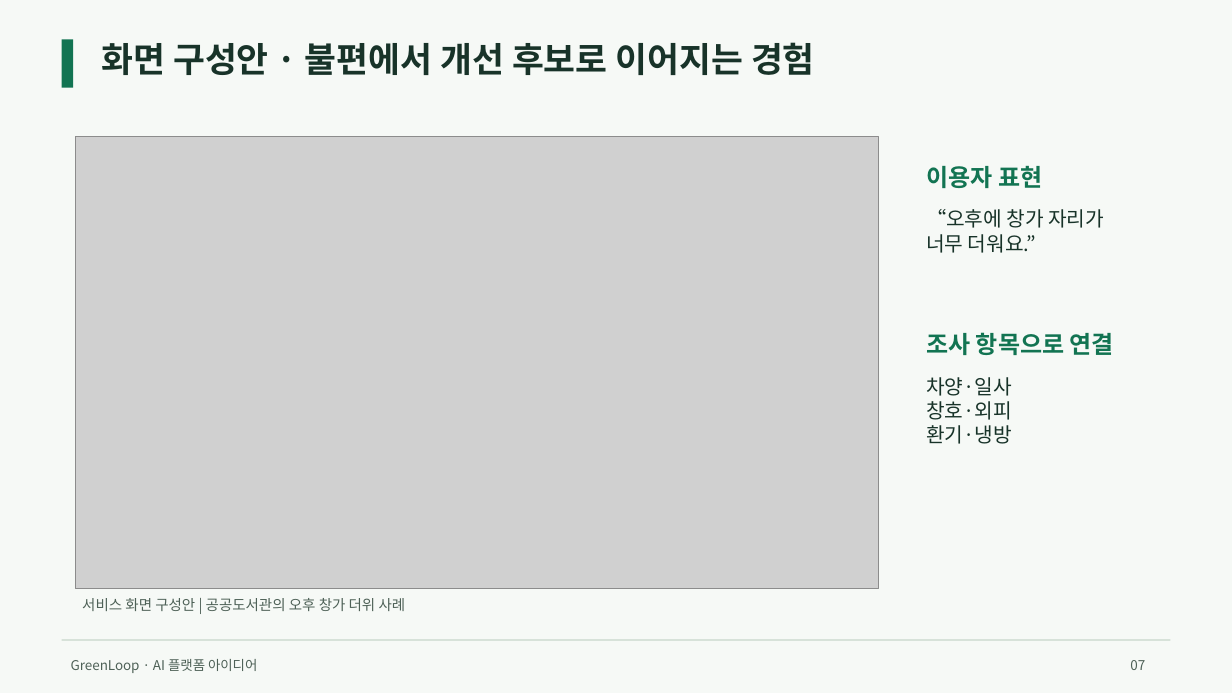
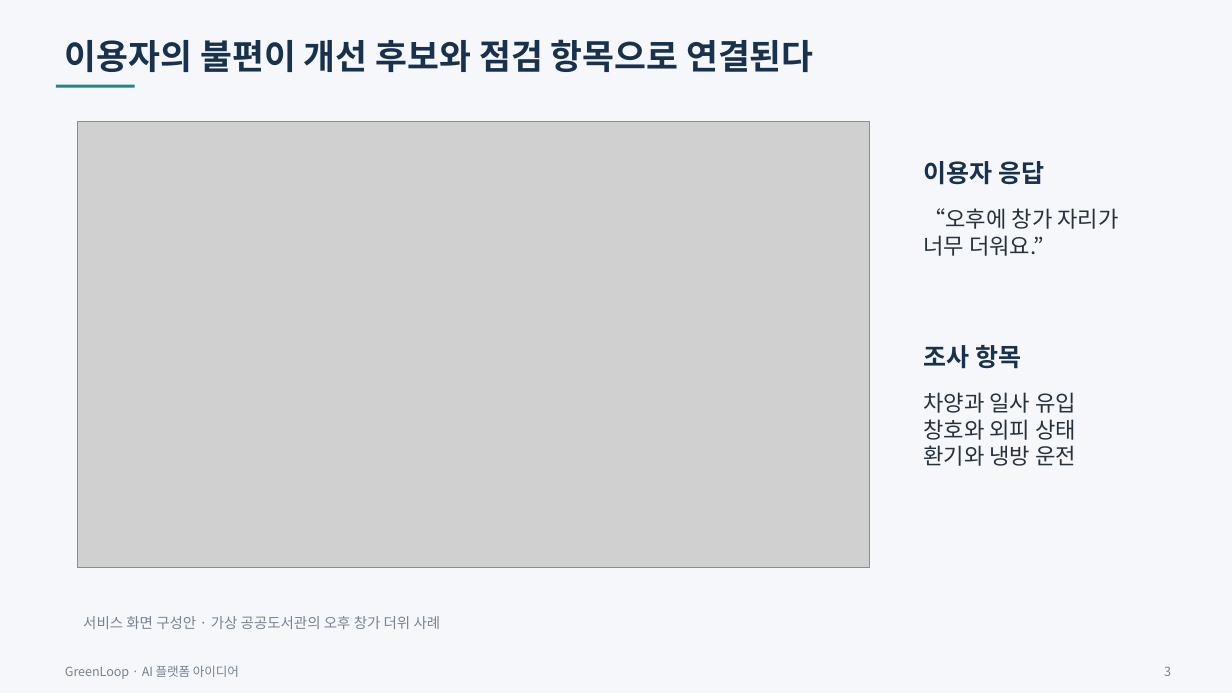
Before and after one commit to jeongiryang/green-remodeling-ai-2026, a slide deck: slide 3 of deliverables/final/GreenLoop_아이디어제안서.pptx (slide 7 before the commit). Drawn at 1232x693 pixels with LibreOffice and Linux fonts; fonts in the diff are those of the drawing; grey boxes stand for pictures. Boxes give left, top, right and bottom in pixels: in the first picture for what was removed or moved away, otherwise in the second. Text is boxed around its words. In the diff, an @@ line names an element or a change of style, - is before the commit and + after.

Commit message:
Finalize GreenLoop proposal with corrected PDF reference and submit preliminary entry

```diff
--- a/deliverables/final/GreenLoop_아이디어제안서.pptx
+++ b/deliverables/final/GreenLoop_아이디어제안서.pptx
@@ background #F6F9F6 to #F5F7FA @@
@@ rectangle removed at bbox=[62, 40, 73, 88] @@
@@ text at bbox=[65, 39, 814, 72]: text changed; text colour #183329 to #18324D @@
-화면 구성안 · 불편에서 개선 후보로 이어지는 경험
+이용자의 불편이 개선 후보와 점검 항목으로 연결된다
@@ rectangle added at bbox=[55, 85, 134, 88], fill #20897D @@
@@ picture: place and size @@
-picture at bbox=[75, 137, 879, 590]
+picture at bbox=[77, 122, 869, 567]
@@ text at bbox=[923, 161, 1044, 185]: text changed; size 18.8 to 19.5 pt; text colour #127452 to #18324D @@
-이용자 표현
+이용자 응답
@@ text "“오후에 창가 자리가" at bbox=[923, 208, 1118, 256]: size 15.8 to 17.2 pt, text colour #183329 to #27313D @@
@@ text at bbox=[923, 345, 1021, 369]: text changed; size 18.8 to 19.5 pt; text colour #127452 to #18324D @@
-조사 항목으로 연결
+조사 항목
@@ text at bbox=[923, 392, 1076, 466]: text changed; size 15.8 to 17.2 pt; text colour #183329 to #27313D @@
-차양·일사
-창호·외피
-환기·냉방
+차양과 일사 유입
+창호와 외피 상태
+환기와 냉방 운전
@@ text at bbox=[83, 616, 441, 629]: text changed; text colour #4E6157 to #778392 @@
-서비스 화면 구성안 | 공공도서관의 오후 창가 더위 사례
+서비스 화면 구성안 · 가상 공공도서관의 오후 창가 더위 사례
@@ rectangle removed at bbox=[62, 640, 1171, 641] @@
@@ text "GreenLoop · AI 플랫폼 아이디어" at bbox=[65, 665, 239, 679]: size 10.5 to 9.8 pt, text colour #4E6157 to #778392 @@
@@ text removed at bbox=[1130, 660, 1145, 670] @@
-07
@@ text added at bbox=[1164, 666, 1171, 676], 9.8 pt, text #778392 @@
+3
```
Also in this commit, not shown: 12 other slides changed, 14 other files.
